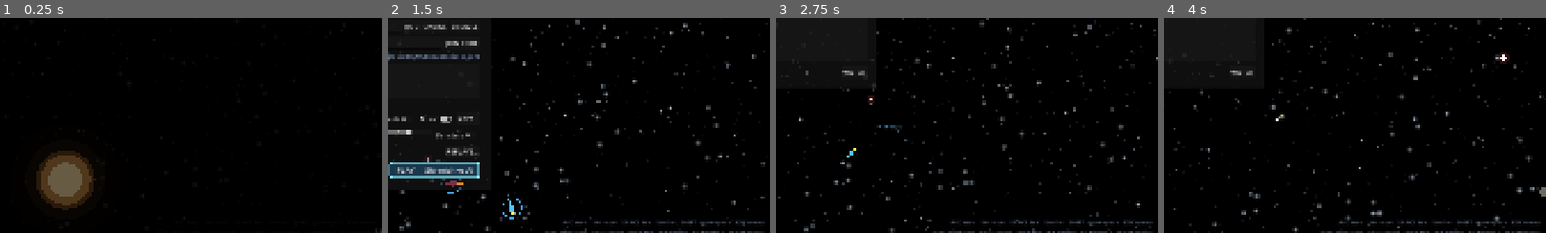
Above: before the commit, frames 1-4 (left to right).
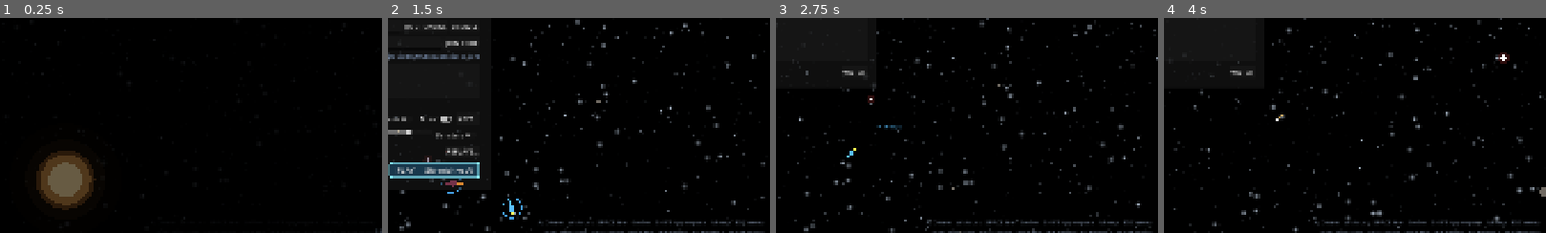
Above: after the commit, the same moments.

Repository: CryptoJones/XSpaceWar-AI
Game: Godot game, scene res://src/ui/main.tscn
Same seed, same stepped clock (60 frames per second), same inputs: the game is played once before the commit and once after it.
Inputs (mouse positions are % of the whole screen's width and height, from its top left):
- Up to frame 1 (0.25 s): no input
- Up to frame 2 (1.5 s): tap Enter at 0.5 s; move the mouse to (72, 45) at 0.52 s; hold D 0.53-1.25 s; tap M at 0.6 s; click (72, 45) at 0.67 s; tap Space at 0.77 s; tap F at 0.8 s; click (45, 48) at 1.27 s; type "12" at 1.35 s
- Up to frame 3 (2.75 s): click (45, 52) at 1.5 s; type "12" at 1.58 s; click (48, 56) at 1.73 s; type "12" at 1.82 s; click "REPLAYS…" at 2 s
- Up to frame 4 (4 s): move the mouse to (30, 55) at 2.77 s; hold S 2.78-3.53 s; tap F at 2.85, 3.8 s; tap Space at 3.02 s; tap M at 3.05, 3.6 s; move the mouse to (60, 28) at 3.52 s; hold D from 3.53 s (still down)
The pictures show only the part of the screen within x 50-100%, y 50-100%; the shares and areas given below are measured in that part.

The runs differ from the first frame. In frame 2, 0.3% of the frame differs, in the area x 39-96%, y 93-97%; in frame 3, 0.3%; in frame 4, 0.3%.
Error before the commit: Cannot call method 'queue_redraw' on a null value. (res://src/ui/hud.gd:128)
Error after the commit: Cannot call method 'queue_redraw' on a null value. (res://src/ui/hud.gd:135)

Commit message:
Minimap: classic star-centered overview, bottom-left, M toggles it
Back to the fixed combat-zone map (star centered, everything outside —
including your own ship — pins to the rim with its bearing). Moved to
the bottom-left corner with the fuel/ammo/mine bars stacked above it;
M shows/hides it, persisted in settings.

Co-Authored-By: Claude Fable 5 <noreply@anthropic.com>

Diff:
--- a/src/ui/hud.gd
+++ b/src/ui/hud.gd
@@ -46,14 +46,15 @@
 	_hint.grow_horizontal = Control.GROW_DIRECTION_BEGIN
 	_hint.grow_vertical = Control.GROW_DIRECTION_BEGIN
 	_hint.position = Vector2(-16, -14)
-	_hint.text = "A/D turn   W thrust   SPACE fire   S mine   SHIFT hyperspace   ESC menu\nPad: stick turn   A/RT thrust   X/RB fire   B/LT mine   Y/LB hyper   START menu"
+	_hint.text = "A/D turn   W thrust   SPACE fire   S mine   SHIFT hyperspace   M map   ESC menu\nPad: stick turn   A/RT thrust   X/RB fire   B/LT mine   Y/LB hyper   START menu"
 	_hint.horizontal_alignment = HORIZONTAL_ALIGNMENT_RIGHT
 	add_child(_hint)
 
+	# Bars sit above the minimap in the bottom-left stack.
 	_bars = Control.new()
 	_bars.set_anchors_preset(Control.PRESET_BOTTOM_LEFT)
 	_bars.grow_vertical = Control.GROW_DIRECTION_BEGIN
-	_bars.position = Vector2(16, -88)
+	_bars.position = Vector2(16, -RADAR_SIZE - 32 - 74)
 	_bars.size = Vector2(300, 74)
 	_bars.draw.connect(_draw_bars)
 	add_child(_bars)
@@ -73,6 +74,12 @@
 func set_debug(text: String) -> void:
 	_debug_label.visible = text != ""
 	_debug_label.text = text
+
+func set_radar_visible(v: bool) -> void:
+	_radar.visible = v
+
+func radar_visible() -> bool:
+	return _radar.visible
 
 	_arrows = Control.new()
 	_arrows.set_anchors_preset(Control.PRESET_FULL_RECT)
@@ -98,11 +105,11 @@
 	_final_board.visible = false
 	add_child(_final_board)
 
+	# The classic minimap: bottom-left corner, fixed star-centered overview.
 	_radar = Control.new()
-	_radar.set_anchors_preset(Control.PRESET_BOTTOM_RIGHT)
-	_radar.grow_horizontal = Control.GROW_DIRECTION_BEGIN
+	_radar.set_anchors_preset(Control.PRESET_BOTTOM_LEFT)
 	_radar.grow_vertical = Control.GROW_DIRECTION_BEGIN
-	_radar.position = Vector2(-16 - RADAR_SIZE, -44 - RADAR_SIZE)
+	_radar.position = Vector2(16, -16 - RADAR_SIZE)
 	_radar.size = Vector2(RADAR_SIZE, RADAR_SIZE)
 	_radar.draw.connect(_draw_radar)
 	add_child(_radar)
@@ -206,15 +213,11 @@
 	var size := _radar.size
 	_radar.draw_rect(Rect2(Vector2.ZERO, size), Color(0.04, 0.07, 0.12, 0.55))
 	_radar.draw_rect(Rect2(Vector2.ZERO, size), Color(0.4, 0.6, 1.0, 0.35), false, 1.0)
-	# Center the radar on YOUR ship when you have one (so your icon can never
-	# pin to the map's edge); fall back to the star for movie/spectator views.
-	var human := session.human_ship()
-	var center: Vector2
-	if human != null:
-		center = human.pos
-	else:
-		var primary := world.primary_body()
-		center = primary.pos if primary != null else Vector2.ZERO
+	# The classic fixed overview: centered on the star (the combat zone).
+	# Anything outside the window — including YOUR ship — pins to the rim,
+	# so the map is a stable picture of home and everyone's bearing from it.
+	var primary := world.primary_body()
+	var center := primary.pos if primary != null else Vector2.ZERO
 	for b in world.bodies:
 		var mp := _radar_map(b.pos, center, size)
 		var off_map := not _radar_in_view(mp, size)
--- a/src/ui/main.gd
+++ b/src/ui/main.gd
@@ -701,6 +701,9 @@
 		_debug_overlay = not _debug_overlay
 		if not _debug_overlay:
 			hud.set_debug("")
+	elif key_pressed and event.physical_keycode == KEY_M:
+		hud.set_radar_visible(not hud.radar_visible())
+		_save_settings()
 	elif key_pressed and event.physical_keycode == KEY_ESCAPE:
 		set_menu_visible(not _menu.visible)
 	elif pad_pressed and event.button_index == JOY_BUTTON_START:
@@ -918,6 +921,7 @@
 		_far_check.set_pressed_no_signal(bool(cfg.get_value("display", "far_stars", false)))
 		_record_check.set_pressed_no_signal(bool(cfg.get_value("replay", "record", false)))
 		_music_check.set_pressed_no_signal(bool(cfg.get_value("audio", "music", true)))
+		hud.set_radar_visible(bool(cfg.get_value("display", "minimap", true)))
 		var binds_changed := false
 		for pair in BINDABLE:
 			var action := String(pair[0])
@@ -945,6 +949,7 @@
 	cfg.set_value("display", "far_stars", _far_check.button_pressed)
 	cfg.set_value("replay", "record", _record_check.button_pressed)
 	cfg.set_value("audio", "music", _music_check.button_pressed)
+	cfg.set_value("display", "minimap", hud.radar_visible())
 	for pair in BINDABLE:
 		cfg.set_value("keys", String(pair[0]), int(view.key_binds[String(pair[0])]))
 	cfg.save(SETTINGS_PATH)
